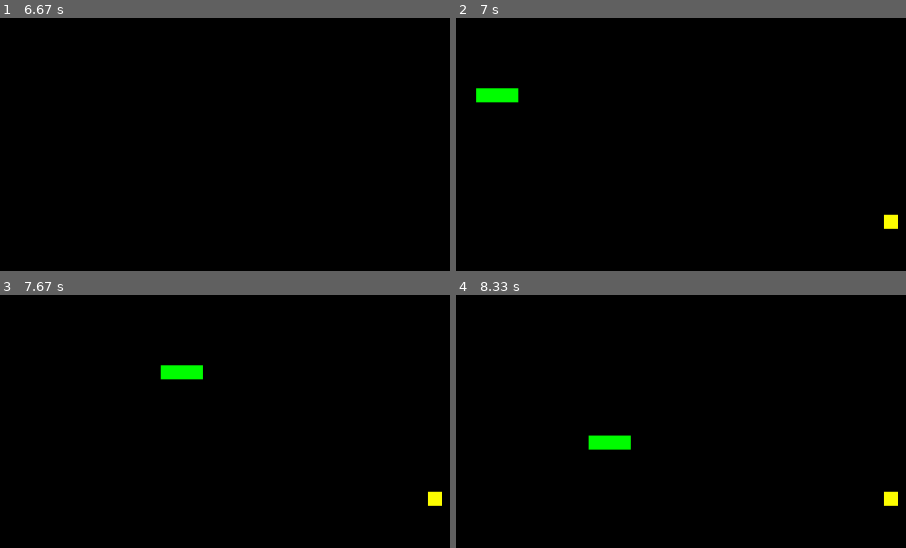
Above: before the commit, frames 1-4 (two rows, left to right).
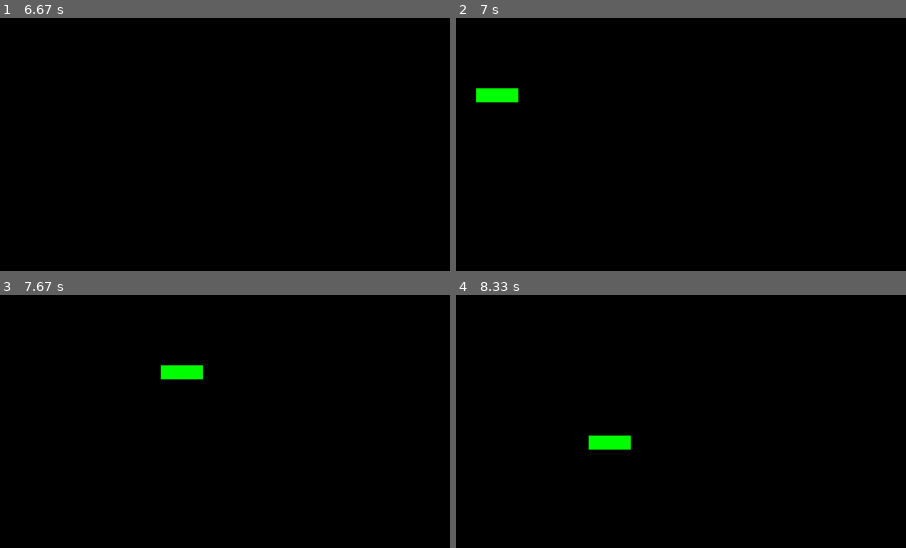
Above: after the commit, the same moments.

Repository: hutgib2/games_site
Game: pygame game, started from games/snake/src/main.py
The game is run twice, just before and just after one commit, with the same random seed, the same clock (stepped at 60 frames per second) and the same inputs.
Inputs:
- Up to frame 1 (6.67 s): tap Enter at 0.33, 1.67 s; hold W 1.17-1.63 s; hold S 3.07-3.37 s; hold A 3.4-3.8 s; hold W 3.83-4.2 s; hold D 4.23-4.87 s; hold S 4.9-5.27 s; hold A 5.3-5.77 s; hold W 6.3-6.6 s; hold D from 6.63 s (still down)
- Up to frame 2 (7 s): keep holding D
- Up to frame 3 (7.67 s): release D at 7.1 s
- Up to frame 4 (8.33 s): hold S 7.7-8 s; hold A from 8.03 s (still down)
The pictures show only the part of the screen within x 26-76%, y 0-50%; the shares and areas given below are measured in that part.

Frame 1 is identical in both runs. In frame 2, 0.2% of the frame differs, in the area x 95-99%, y 77-84%; in frame 3, 0.2%; in frame 4, 0.2%.

Commit message:
completed grow powerup and added ghost powerup in special snake.
Co-authored-by: edenjamsalem <edenjamsalem@users.noreply.github.com>

Diff:
--- a/games/snake/src/game/snake.py
+++ b/games/snake/src/game/snake.py
@@ -9,12 +9,10 @@
 
 # powerup ideas:
 # 1. snake shrinker (done)
-# 2. bounce off walls (trails the wall up or down after dying)
-# 3. instant turnaround (might not work)
-# 4. self.food magnet
-# 5. Score multiplier (done)
-# 6. bigger orange
-# 7. random hole in snake's body
+# 2. bounce off walls (done)
+# 3. Score multiplier (done)
+# 4. bigger orange (done)
+# 5. pass through body
 
 # Steps for adding a feature:
 # 1. locate where in the file we need to write new code
@@ -22,18 +20,13 @@
 # 3. determine how we need to change it
 # 4. write in small, testable chunks (testable=can run game and see a change)
 
-# Task: Add a powerup timer
-# choose a timer you like the look of
-# cut up the frames and create a folder for it
-# look at how we run the timer in vampire survivor
-# recreate a similar logic for the timer in this game
 
 class Snake():
     def __init__(self):
         self.score = 0
         self.snake = [(5,5),(5,4),(5,3)]
         self.direction = (0, 1)
-        self.food = (randint(1, ROWS-2), randint(1, COLS-2))
+        self.food = [(randint(1, ROWS-2), randint(1, COLS-2))]
         self.running = True
         self.clock= AsyncClock(fps=16)
 
@@ -43,16 +36,22 @@
         self.powerup_list = [
             'shrink',
             'multiplier',
-            'bounce'
+            'bounce',
+            'grow',
+            'ghost',
         ]
         self.powerup_color_map = {
             'shrink': '#FF0000',
             'multiplier': '#FFFF00',
-            'bounce': '#0000FF'
+            'bounce': '#0000FF',
+            'grow': '#FF00FF',
+            'ghost': '#FFFFFF',
         }
-        self.powerup_spawn_timer = Timer(5 * 1000, self.spawn_powerup, repeat=True, autostart=True)
+        self.powerup_spawn_timer = Timer(15 * 1000, self.spawn_powerup, repeat=True, autostart=True)
         self.can_bounce = False
         self.powerup_timer = None
+        self.grow_food = False
+        self.is_ghost = False
         self.score_multiplier = 1
         self.powerup_notifier = Notifier(
             pos=(WINDOW_WIDTH / 2, WINDOW_HEIGHT / 24),
@@ -60,6 +59,15 @@
             color='#FFFFFF',
             size=WINDOW_WIDTH / 24
         )
+
+    def spawn_food(self):
+        self.food = [(randint(1, ROWS-2), randint(1, COLS-2))]
+
+        if self.grow_food == True:
+            row, col = self.food[0]
+            self.food.append((row+1, col))
+            self.food.append((row, col+1))
+            self.food.append((row+1, col+1))
 
     def spawn_powerup(self):
         if self.powerup_pos:
@@ -80,18 +88,24 @@
             self.score_multiplier = 2
         elif self.powerup == 'bounce':
             self.can_bounce = True
+        elif self.powerup == 'grow':
+            self.grow_food = True
+        elif self.powerup == 'ghost':
+            self.is_ghost = True
 
         self.powerup_timer = Timer(10 * 1000, self.deactivate_powerup, autostart=True)
 
-    # instead of calling a new function in each timer, we can have one deactivate_powerup()
     def deactivate_powerup(self):
         if self.powerup == 'bounce':
             self.can_bounce = False
         elif self.powerup == 'multiplier':
             self.score_multiplier = 1
+        elif self.powerup == 'grow':
+            self.grow_food = False
+        elif self.powerup == 'ghost':
+            self.is_ghost = False
         self.powerup_timer = None
 
-    # lets do a random direction
     def bounce(self):
         if self.direction == (-1, 0) or self.direction == (1, 0):
             self.direction = choice([(0, -1), (0, 1)])
@@ -108,7 +122,8 @@
         screen.fill((0,0,0))
         for row, col in self.snake:
             pygame.draw.rect(screen, (0, 255, 0),(col*CELL_SIZE, row*CELL_SIZE, CELL_SIZE, CELL_SIZE))
-        pygame.draw.rect(screen, (255, 128, 0), (self.food[1]*CELL_SIZE, self.food[0]*CELL_SIZE, CELL_SIZE, CELL_SIZE))
+        for row, col in self.food:
+            pygame.draw.rect(screen, (255, 128, 0), (col*CELL_SIZE, row*CELL_SIZE, CELL_SIZE, CELL_SIZE))
         if self.powerup_pos:
             pygame.draw.rect(screen, self.powerup_color_map[self.powerup], (self.powerup_pos[1]*CELL_SIZE, self.powerup_pos[0]*CELL_SIZE, CELL_SIZE, CELL_SIZE))
         if self.powerup_timer:
@@ -138,8 +153,8 @@
                         self.direction = (0, 1)
 
             self.move_head()
-            if self.new_head == self.food:
-                self.food = (randint(1, ROWS-2), randint(1, COLS-2))
+            if self.new_head in self.food:
+                self.spawn_food()
                 self.score += self.score_multiplier
             else:
                 self.snake.pop()
@@ -153,7 +168,7 @@
                 self.running = False if not self.can_bounce else self.bounce()
 
             # snake collision
-            elif self.new_head in self.snake:
+            elif self.new_head in self.snake and self.is_ghost == False:
                 self.running = False
 
             self.snake.insert(0, self.new_head)
